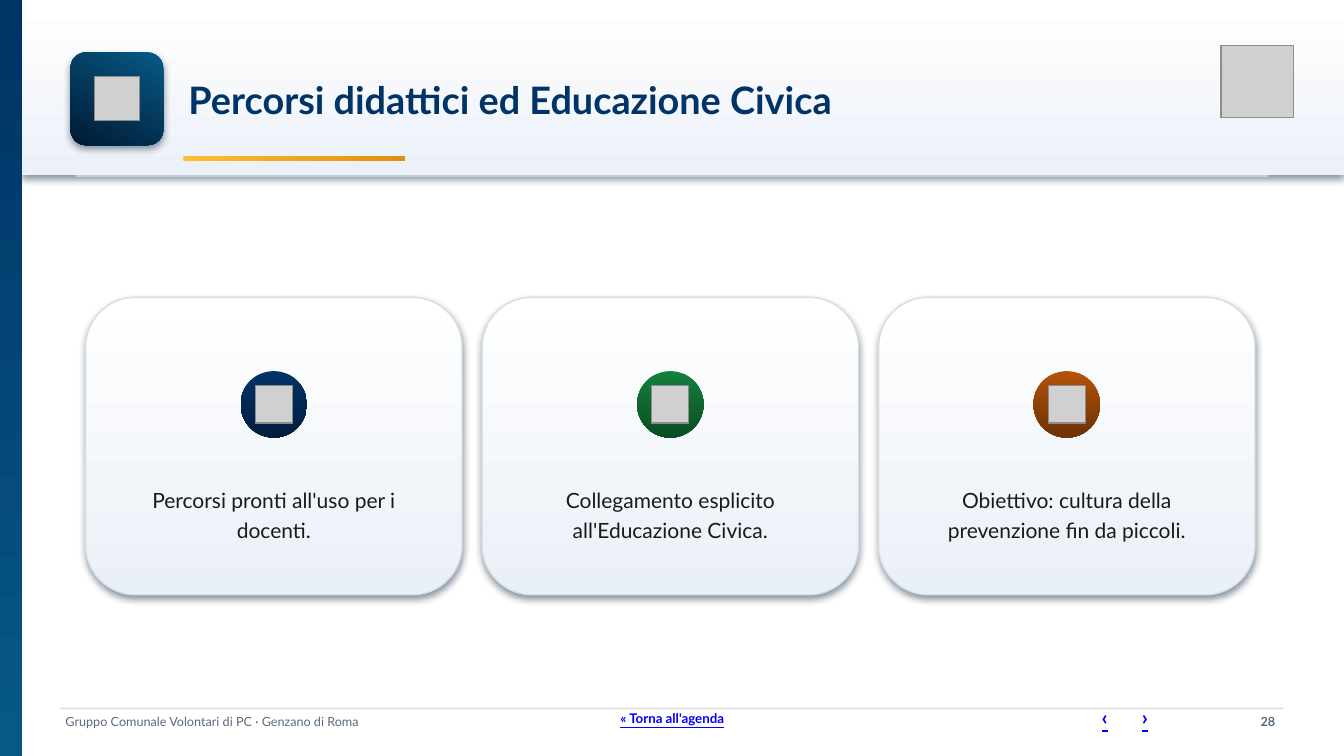
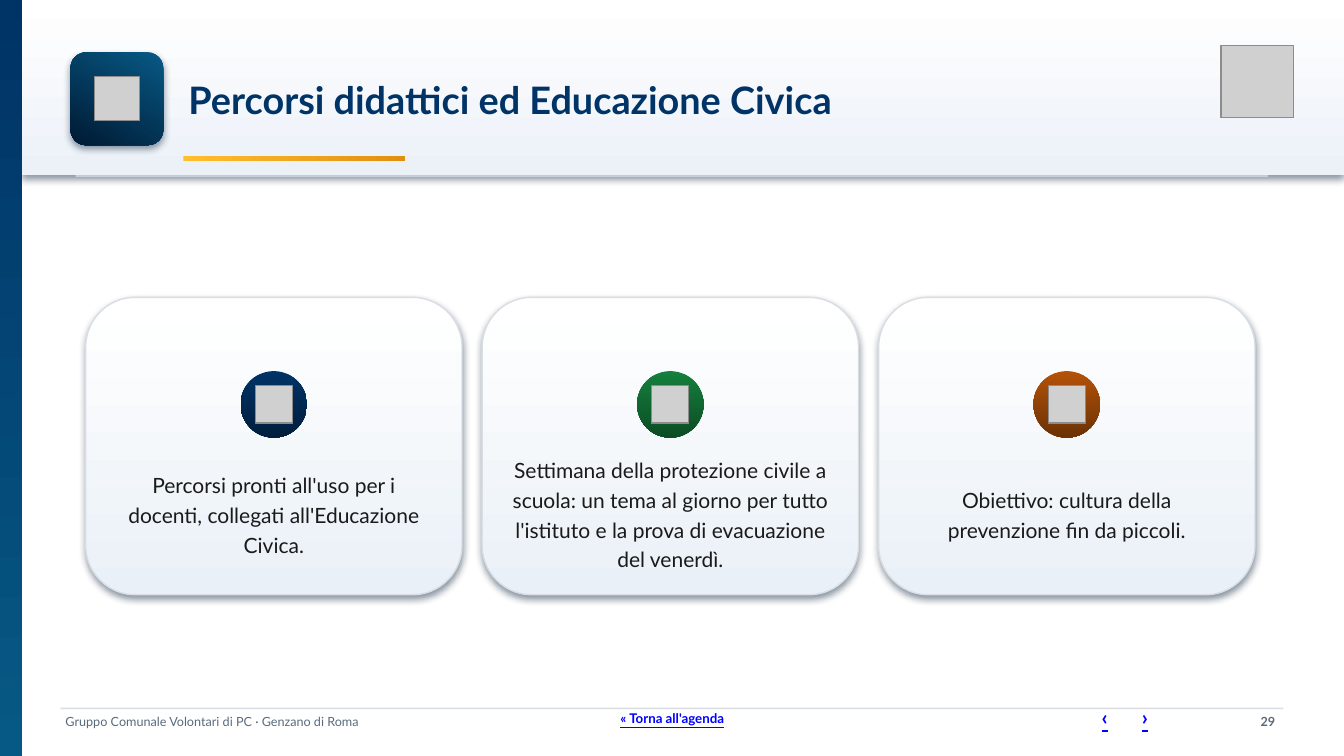
Before and after one commit to SviluppoItaliaDigitale/sito-pc-genzano, a slide deck: slide 29 of static/manuali/presentazione-struttura-sito.pptx (slide 28 before the commit). Drawn at 1344x756 pixels with LibreOffice and Linux fonts; fonts in the diff are those of the drawing; grey boxes stand for pictures. Boxes give left, top, right and bottom in pixels: in the first picture for what was removed or moved away, otherwise in the second. Text is boxed around its words. In the diff, an @@ line names an element or a change of style, - is before the commit and + after.

Commit message:
Cinque proposte rapide: settimana a scuola, sala stampa, accordo fra vicini, nuovi residenti e calendario della prevenzione (#1383)
Settimana della protezione civile a scuola, sala stampa, accordo fra vicini, pagina per i nuovi residenti e calendario della prevenzione con il file per il calendario del telefono. Collegamenti dalle pagine che ne parlano, deck rigenerato. Articoli sull'ora solare corretti: il cambio è nella notte fra sabato 24 e domenica 25 ottobre, con orari del sole per Genzano e regole sulle luci del Codice della strada.

```diff
--- a/static/manuali/presentazione-struttura-sito.pptx
+++ b/static/manuali/presentazione-struttura-sito.pptx
@@ text at (128, 477, 419, 553): text changed @@
-Percorsi pronti all'uso per i docenti.
+Percorsi pronti all'uso per i docenti, collegati all'Educazione Civica.
@@ text at (513, 462, 827, 567): text changed @@
-Collegamento esplicito all'Educazione Civica.
+Settimana della protezione civile a scuola: un tema al giorno per tutto l'istituto e la prova di evacuazione del venerdì.
@@ text at (1261, 717, 1276, 726): text changed @@
-28
+29
```
Also in this commit, not shown: 46 other slides changed, 1 slide added, 34 other files.
